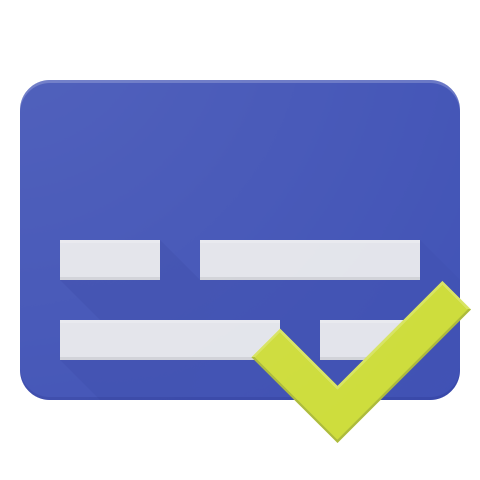
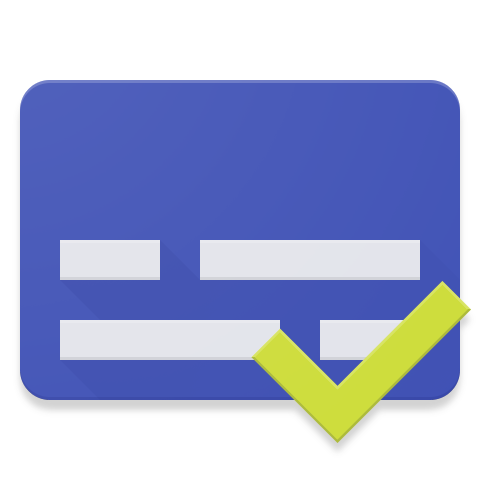
Two versions of the same layered image (w=480, h=480). Layer-by-layer changes:
added layer "drop_shadow" (20%) above "rect" over (15, 101, 474, 456)
